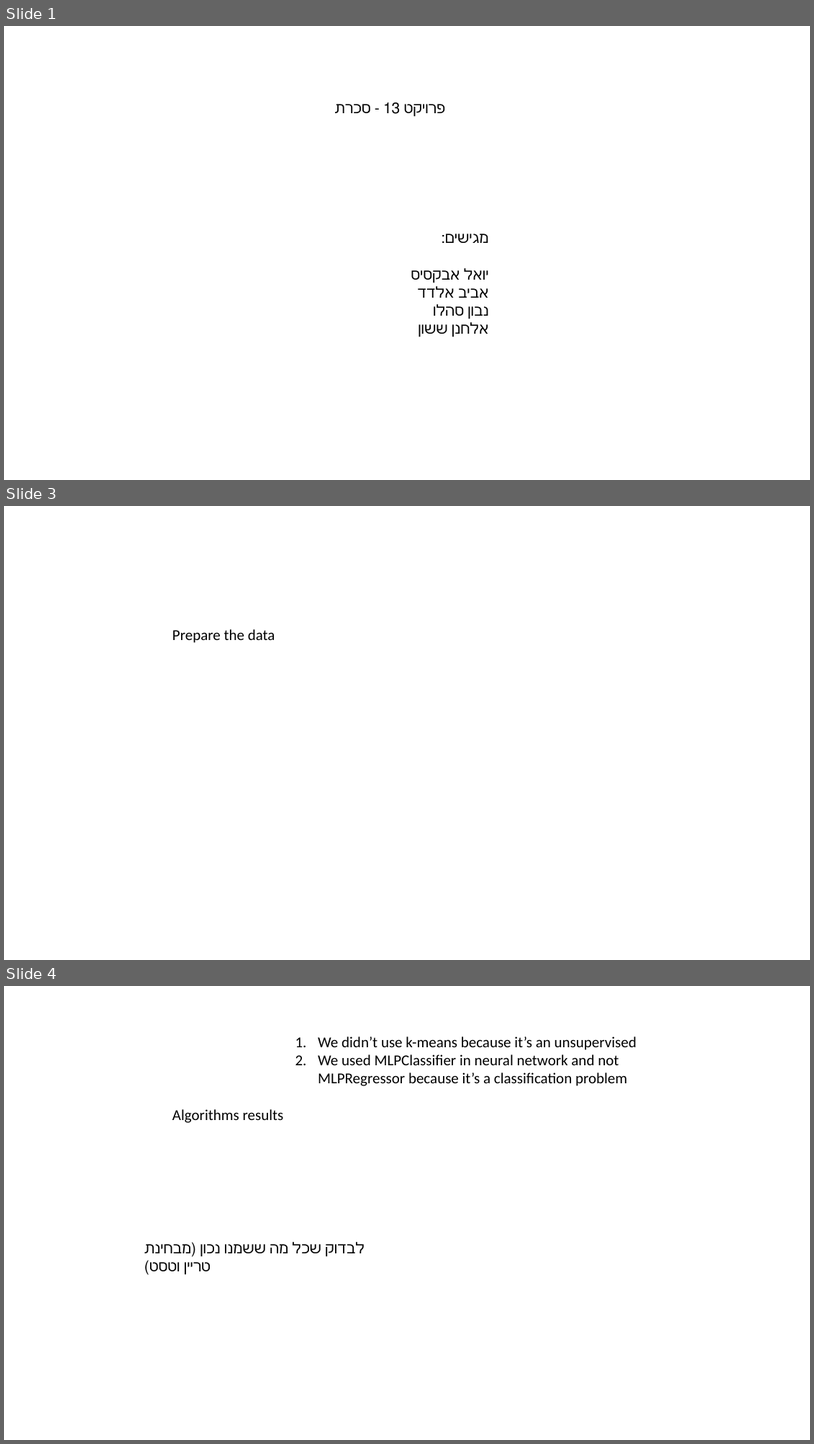
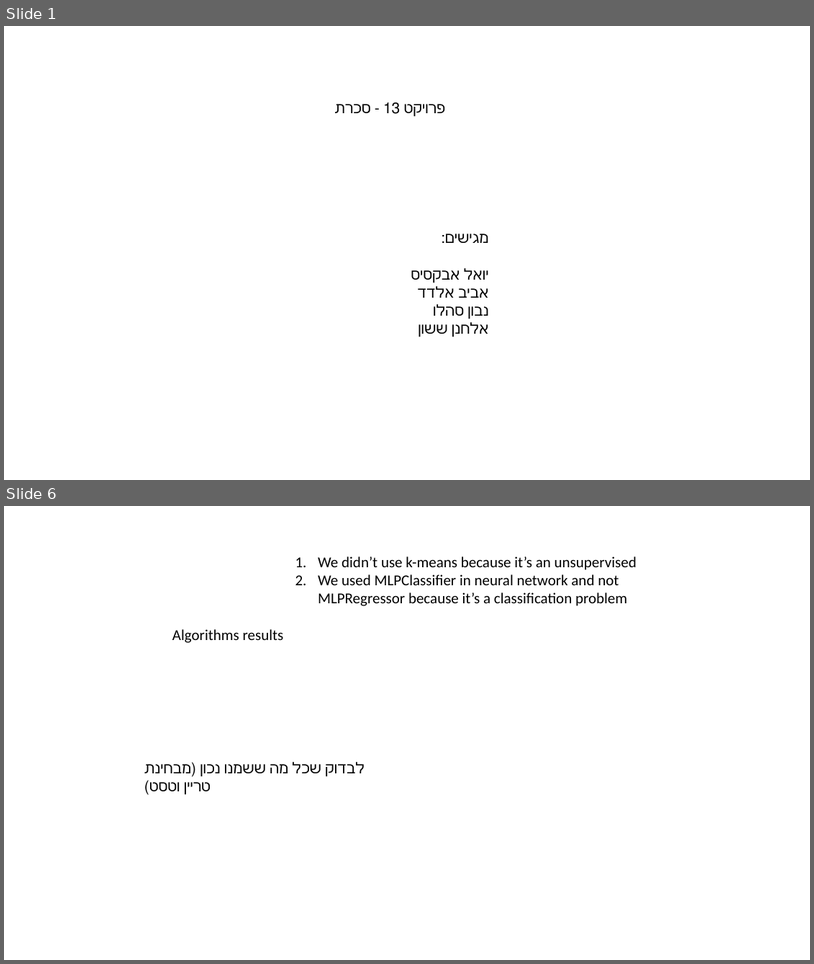
Before and after one commit to YoelAbk6/MLFinalProject, a slide deck: ML Final Project.pptx. Shown one above the other, each under a label of ours: slides 1, 3 and 4 before the commit, slides 1 and 6 after it; the slides between them are not shown. The pictures are 814x1444 and 814x964 pixels, drawn with LibreOffice and Linux fonts; fonts in the diff are those of the drawing. Boxes give left, top, right and bottom in pixels: in the first picture for what was removed or moved away, otherwise in the second. Text is boxed around its words. In the diff, an @@ line names an element or a change of style, - is before the commit and + after.

```diff
--- a/ML Final Project.pptx
+++ b/ML Final Project.pptx
@@ slide 3 removed at box(4, 506, 810, 960), background #FFFFFF @@
@@ text removed at box(172, 629, 275, 643) @@
-Prepare the data
@@ what was slide 4 is now slide 6 @@
```
Also in this commit, not shown: 3 slides added, 3 other files.
